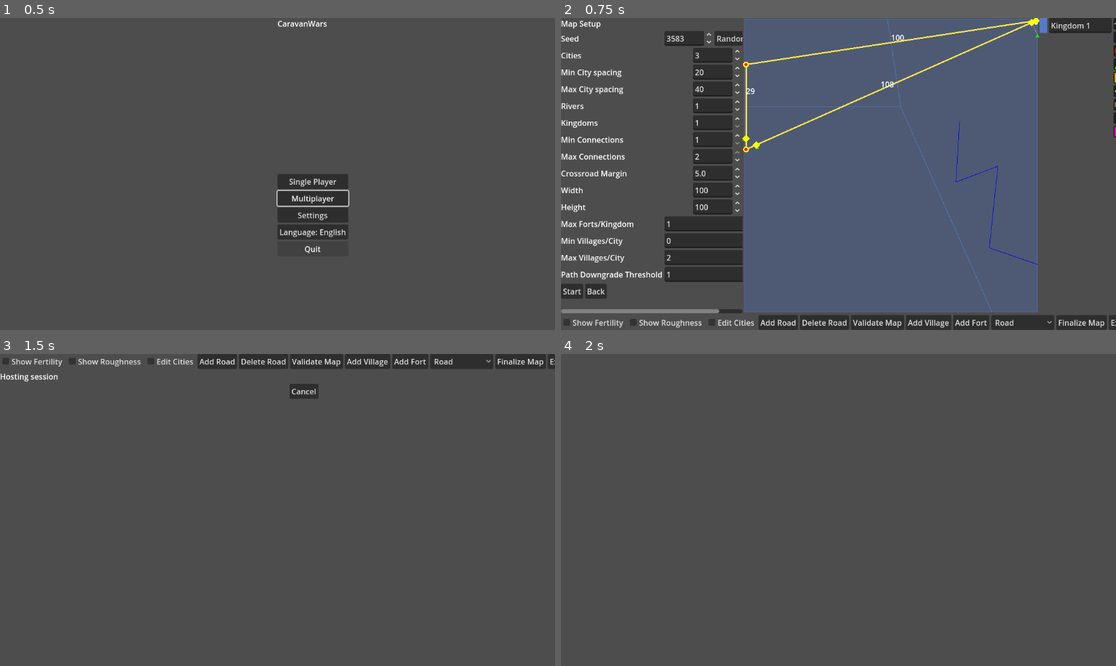
Above: before the commit, frames 1-4 (two rows, left to right).
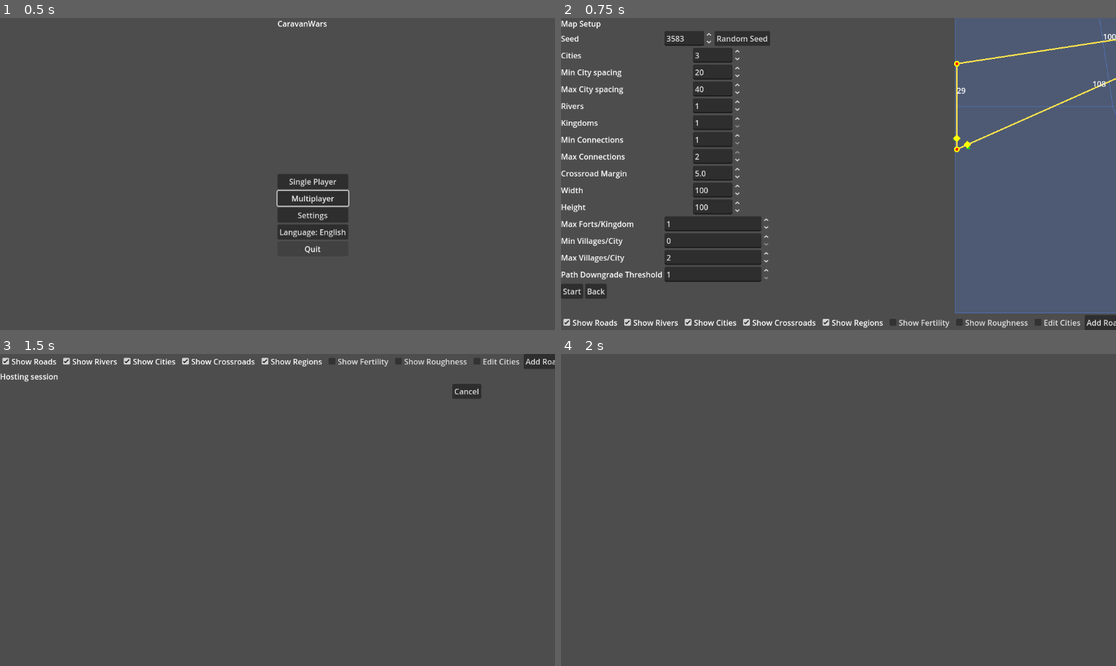
Above: after the commit, the same moments.

Repository: sepa79/CaravanWars
Game: Godot game, scene res://scenes/Main.tscn
Two runs of this game, one before a commit and one after it. Both use one fixed random seed, a clock stepped at 60 frames per second and the inputs below.
Inputs:
- Up to frame 1 (0.5 s): no input
- Up to frame 2 (0.75 s): click "Single Player" at 0.5 s
- Up to frame 3 (1.5 s): click "Start" at 1.25 s
- Up to frame 4 (2 s): no input

Frame 1 is identical in both runs. In frame 2, 54% of the frame differs, in the area x 0-100%, y 0-100%; in frame 3, 3.4%; in frame 4, nothing differs.

Commit message:
Add Delaunay helper and road editing tools

Diff:
--- /dev/null
+++ b/game/mapgen/Delaunay.gd
@@ -0,0 +1,30 @@
+extends RefCounted
+class_name MapGenDelaunay
+
+## Generates unique undirected edges from a Delaunay triangulation.
+static func edges(points: Array[Vector2]) -> Array[Vector2i]:
+    var pts := PackedVector2Array(points)
+    var tri := Geometry2D.triangulate_delaunay(pts)
+    var edges_dict: Dictionary = {}
+    for i in range(0, tri.size(), 3):
+        _add_edge(edges_dict, tri[i], tri[i + 1])
+        _add_edge(edges_dict, tri[i + 1], tri[i + 2])
+        _add_edge(edges_dict, tri[i + 2], tri[i])
+    if edges_dict.is_empty():
+        var all_pairs: Array[Vector2i] = []
+        for i in range(points.size()):
+            for j in range(i + 1, points.size()):
+                all_pairs.append(Vector2i(i, j))
+        return all_pairs
+    var result: Array[Vector2i] = []
+    for e in edges_dict.values():
+        result.append(e)
+    return result
+
+static func _add_edge(container: Dictionary, a: int, b: int) -> void:
+    var key := _pair_key(a, b)
+    if not container.has(key):
+        container[key] = Vector2i(min(a, b), max(a, b))
+
+static func _pair_key(a: int, b: int) -> String:
+    return "%d_%d" % [min(a, b), max(a, b)]
--- a/game/mapview/RoadNetwork.gd
+++ b/game/mapview/RoadNetwork.gd
@@ -6,6 +6,7 @@
 const MapNodeModule = preload("res://mapview/MapNode.gd")
 const EdgeModule = preload("res://mapview/Edge.gd")
 const CityPlacerModule = preload("res://mapgen/CityPlacer.gd")
+const DelaunayModule = preload("res://mapgen/Delaunay.gd")
 
 func _lower_class(cls: String) -> String:
     match cls:
@@ -39,7 +40,7 @@
         city_ids.append(node_id)
         node_id += 1
 
-    var candidate_edges: Array[Vector2i] = _delaunay_edges(cities)
+    var candidate_edges: Array[Vector2i] = DelaunayModule.edges(cities)
     var mst_edges: Array[Vector2i] = _minimum_spanning_tree(cities, candidate_edges)
 
     var final_edge_set: Dictionary = {}
@@ -483,30 +484,6 @@
 func _pair_key(a: int, b: int) -> String:
     return "%d_%d" % [min(a, b), max(a, b)]
 
-func _delaunay_edges(points: Array[Vector2]) -> Array[Vector2i]:
-    var pts := PackedVector2Array(points)
-    var tri := Geometry2D.triangulate_delaunay(pts)
-    var edges_dict: Dictionary = {}
-    for i in range(0, tri.size(), 3):
-        _add_edge(edges_dict, tri[i], tri[i + 1])
-        _add_edge(edges_dict, tri[i + 1], tri[i + 2])
-        _add_edge(edges_dict, tri[i + 2], tri[i])
-    if edges_dict.is_empty():
-        var all_pairs: Array[Vector2i] = []
-        for i in range(points.size()):
-            for j in range(i + 1, points.size()):
-                all_pairs.append(Vector2i(i, j))
-        return all_pairs
-    var result: Array[Vector2i] = []
-    for v in edges_dict.values():
-        result.append(v)
-    return result
-
-func _add_edge(container: Dictionary, a: int, b: int) -> void:
-    var key := _pair_key(a, b)
-    if not container.has(key):
-        container[key] = Vector2i(a, b)
-
 func _minimum_spanning_tree(points: Array[Vector2], edges: Array[Vector2i]) -> Array[Vector2i]:
     var adjacency: Dictionary = {}
     for e in edges:
--- a/game/ui/MapSetupScreen.gd
+++ b/game/ui/MapSetupScreen.gd
@@ -170,11 +170,6 @@
     show_cities_check.button_pressed = true
     show_crossroads_check.button_pressed = true
     show_regions_check.button_pressed = true
-    show_roads_check.hide()
-    show_rivers_check.hide()
-    show_cities_check.hide()
-    show_crossroads_check.hide()
-    show_regions_check.hide()
     map_view.set_show_roads(true)
     map_view.set_show_rivers(true)
     map_view.set_show_cities(true)
--- a/game/ui/MapView.gd
+++ b/game/ui/MapView.gd
@@ -223,9 +223,10 @@
             "roman": 3.0,
         }
         for edge in edges.values():
+            var cls: String = String(edge.road_class).to_lower()
             var pts: PackedVector2Array = edge.polyline
-            var col: Color = class_colors.get(edge.road_class, Color.WHITE)
-            var w: float = class_widths.get(edge.road_class, 1.0)
+            var col: Color = class_colors.get(cls, Color.WHITE)
+            var w: float = class_widths.get(cls, 1.0)
             for i in range(pts.size() - 1):
                 var a: Vector2 = pts[i]
                 var b: Vector2 = pts[i + 1]
